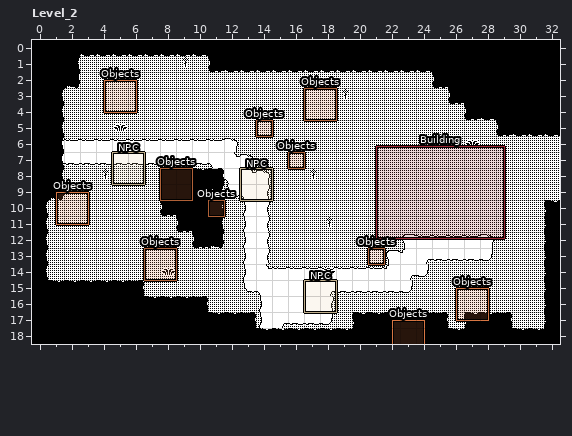
LDtk project: Starship/source/levels/world_mushroo.ldtk. That is the earlier state.
Cells are 16x16 px. Shown: Level_2 x 0..32, y 0..18. The commit also changed other parts of the map, which this record leaves out.
Once edited:
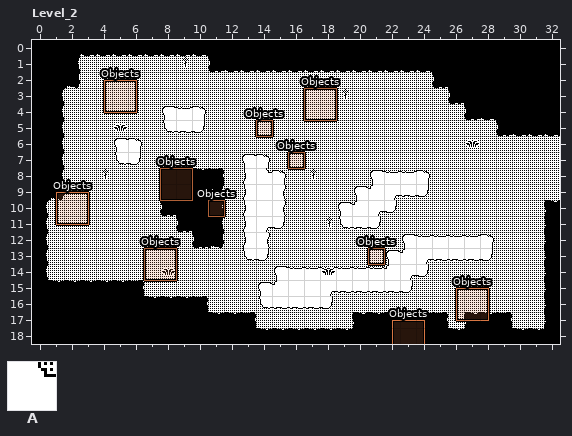
Key: from "Path": A 1.
_ is an empty cell.
Objects are placed by their top-left corner, in cells (3,4 is the top-left corner of cell 3,4); size is 1x1 cell unless given.
Change:
{"where": "layer \"Path\""}
{"y":4,"x":8,"old":"___","new":"AAA"}
{"y":5,"x":8,"old":"___","new":"AAA"}
{"y":6,"x":2,"old":"AAA","new":"___"}
{"y":6,"x":7,"old":"AAAAAA","new":"______"}
{"y":7,"x":2,"old":"AAA","new":"___"}
{"y":7,"x":7,"old":"AAAAAA","new":"______"}
{"y":7,"x":14,"old":"_","new":"A"}
{"y":8,"x":12,"old":"A","new":"_"}
{"y":8,"x":15,"old":"_","new":"A"}
{"y":8,"x":21,"old":"____","new":"AAAA"}
{"y":9,"x":12,"old":"A","new":"_"}
{"y":9,"x":15,"old":"_","new":"A"}
{"y":9,"x":20,"old":"_____","new":"AAAAA"}
{"y":10,"x":15,"old":"_","new":"A"}
{"y":10,"x":19,"old":"____","new":"AAAA"}
{"y":11,"x":15,"old":"_","new":"A"}
{"y":11,"x":19,"old":"___","new":"AAA"}
{"y":14,"x":13,"old":"AA","new":"__"}
{"y":15,"x":13,"old":"A","new":"_"}
{"y":17,"x":14,"old":"AAAAA","new":"_____"}
{"y":18,"x":14,"old":"A","new":"_"}
{"where": "layer \"Entities\""}
{"was": "\"Building\" rectangle at 21.5,6.6 size 8x5.8"}
{"was": "\"NPC\" rectangle at 13,8 size 2x2"}
{"was": "\"NPC\" rectangle at 5,7 size 2x2"}
{"was": "\"NPC\" rectangle at 17,15 size 2x2"}
